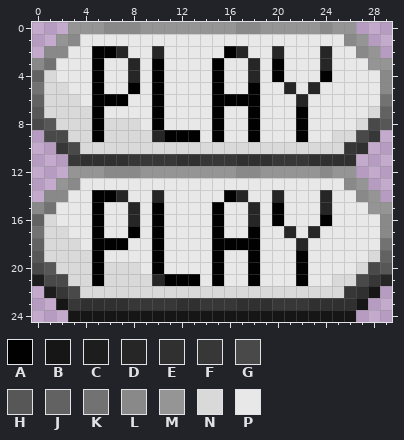
A pixel-art file gets an edit: images/2A-Play.aseprite. The picture above was drawn from the file before the commit.
30x25 pixels, 1 frame. Colours within 5 levels of each other are drawn and written as one.
Palette (. is transparent): A #010101  B #161616  C #1d1d1d  D #262626  E #303030  F #373737  G #494949  H #575757  J #626262  K #727272  L #898989  M #959595  N #d9d9d9  P #e8e8e8
Pixels before, first column x 0:
 0 ...MMMLLLMMMMMMMMLLMMMMMLMM...
 1 ..MLPPPPPPPPPPPPPPPPPPPPPPLM..
 2 .LLPPAADPPDPPPPPADPPDPPPDPPLM.
 3 LKPPPAPPDPAPPPPAPPDPAPPPDPPPMM
 4 JNPPPAPPDPAPPPPAPPDPAPPPAPPPPL
 5 KNNPPAPPAPAPPPPAPPAPPDPDPPPPPL
 6 JNNNPAAAPPAPPPPAAAAPPPDPPPPPPK
 7 HNNNNAPPPPAPPPPAPPAPPPAPPPPPNJ
 8 GHNNNANNNPAPPPPAPPAPPPAPPPPNGH
 9 .GGNNANNNNDAAAPAPPAPPPAPPNNGF.
10 ..FGNNNNNNNNNNNNNNNNNNNNNNFE..
11 ...FEEEEFFFFEEFFFEEEFFFEEEE...
12 ...MMMLLLMMMMMMMMLLMMMMMLMM...
13 ..MLPPPPPPPPPPPPPPPPPPPPPPLM..
14 .LLPPAADPPDPPPPPADPPDPPPDPPLM.
15 LKPPPAPPDPAPPPPAPPDPAPPPDPPPMM
16 JNPPPAPPDPAPPPPAPPDPAPPPAPPPPL
17 KNNPPAPPAPAPPPPAPPAPPDPDPPPPPL
18 JNNNPAAAPPAPPPPAAAAPPPDPPPPPPK
19 HNNNNAPPPPAPPPPAPPAPPPAPPPPPNJ
20 GHNNNANNNPAPPPPAPPAPPPAPPPPNGH
21 CGGNNANNNNDAAAPAPPAPPPAPPNNGFD
22 .CFGNNNNNNNNNNNNNNNNNNNNNNFEB.
23 ..BFEEEEFFFFEEFFFEEEFFFEEEEB..
24 ...BBBBBBBBBBBBBBBBBBBBBBBB...
The same view after the edit:
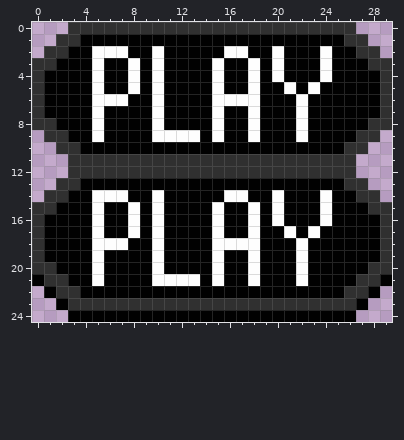
What changed:
colour A: #010101 -> #fefefe
colour P: #e8e8e8 -> #010101
Changed rows in their new state; - is a pixel that keeps its letter.
first column x 0:
 0 ---EEEEEEEEEEEEEEEEEEEEEEEE---
 1 --EE----------------------EE--
 2 -EE----A--A------A--A---A--EE-
 3 EE------A---------A-----A---EE
 4 EP------A---------A----------E
 5 EPP------------------A-A-----E
 6 EPPP------------------A------E
 7 EPPPP-----------------------PE
 8 EEPPP-PPP------------------PEE
 9 -EEPP-PPPPA--------------PPEE-
10 --EEPPPPPPPPPPPPPPPPPPPPPPE---
11 ---E----EEEE--EEE---EEE-------
12 ---EEEEEEEEEEEEEEEEEEEEEEEE---
13 --EE----------------------EE--
14 -EE----A--A------A--A---A--EE-
15 EE------A---------A-----A---EE
16 EP------A---------A----------E
17 EPP------------------A-A-----E
18 EPPP------------------A------E
19 EPPPP-----------------------PE
20 EEPPP-PPP------------------PEE
21 PEEPP-PPPPA--------------PPEEP
22 -PEEPPPPPPPPPPPPPPPPPPPPPPE-P-
23 --PE----EEEE--EEE---EEE----P--
24 ---PPPPPPPPPPPPPPPPPPPPPPPP---
Changed places in both pictures, as pixel boxes (x1, y1, x2, y2):
changed: (32, 22, 392, 322)
